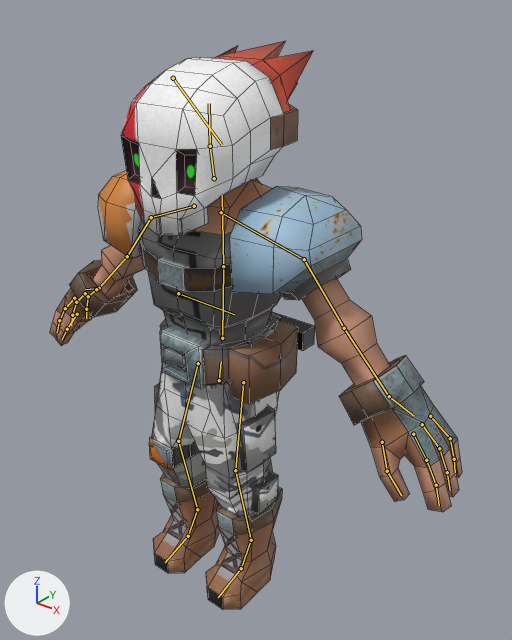
Renders of the Blender file Workshop/animations/vochap_taunt_s2.blend from each side of a commit.
The view is the same before and after, from a 50 mm lens placed at (16.1, -17.2, 23.2), pointed at (0.8, 1.9, 11.3). Every picture has the same lights, and +X, +Y and +Z are marked at lower left. The bones that bend it are drawn over the model as lines. Mesh edges are drawn as thin lines.

In view in the first picture: 'vochap_mesh'.
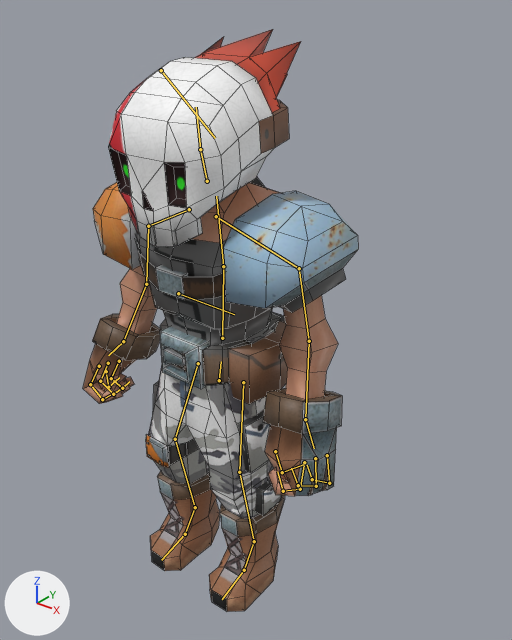
The newer file adds an action. The first version stands in its rest pose; the second is drawn at frame 16 of the action 'vochap_metarigAction'.

What differs and where, as boxes [x1, y1, x2, y2] in the pictures (512 x 640 px):
'vochap_mesh', posed (33% narrower): before [50, 41, 462, 610]; after [83, 29, 358, 612]
bone 'chest', root to tip: before (223, 266) to (222, 195); after (223, 266) to (216, 196)
bone 'shoulder.L', root to tip: before (221, 212) to (304, 259); after (216, 216) to (299, 268)
bone 'upper_arm.L', root to tip: before (304, 259) to (344, 328); after (299, 268) to (309, 341)
bone 'forearm.L', root to tip: before (344, 328) to (389, 396); after (309, 341) to (305, 419)
bone 'f_index.01.L', root to tip: before (426, 460) to (436, 485); after (300, 489) to (283, 491)
bone 'thumb.01.L', root to tip: before (382, 442) to (387, 471); after (275, 451) to (282, 472)
bone 'f_middle.01.L', root to tip: before (439, 448) to (447, 472); after (316, 486) to (298, 485)
bone 'f_ring.01.L', root to tip: before (450, 438) to (454, 459); after (329, 483) to (312, 479)
bone 'shoulder.R', root to tip: before (194, 206) to (151, 217); after (189, 209) to (148, 226)
bone 'upper_arm.R', root to tip: before (151, 217) to (127, 256); after (148, 226) to (146, 284)
bone 'forearm.R', root to tip: before (127, 256) to (99, 288); after (146, 284) to (123, 341)
bone 'f_index.01.R', root to tip: before (65, 308) to (59, 320); after (90, 384) to (102, 399)
bone 'thumb.01.R', root to tip: before (77, 314) to (67, 329); after (106, 371) to (108, 387)
bone 'f_ring.01.R', root to tip: before (88, 296) to (86, 309); after (111, 378) to (122, 388)
bone 'thigh.L', root to tip: before (243, 382) to (235, 470); after (243, 382) to (239, 472)
bone 'shin.L', root to tip: before (235, 470) to (251, 540); after (239, 472) to (254, 541)
bone 'thigh.R', root to tip: before (198, 363) to (178, 441); after (198, 363) to (175, 439)
bone 'shin.R', root to tip: before (178, 441) to (197, 509); after (175, 439) to (195, 507)

What changed in the scene script:
```text
Change bone_chest:
    where bone_chest = bpy.data.objects['vochap_metarig'].pose.bones['chest']  # child of 'spine'
    bone_chest.rotation_euler: (0.0, 0.0, 0.0) -> (0.105, 0.0, 0.0)  # degrees (0, 0, 0) -> degrees (6, 0, 0)
    bone_chest.scale: (1.0, 1.0, 1.0) -> (1.01, 1.01, 1.01)
Change bone_shoulder_l:
    where bone_shoulder_l = bpy.data.objects['vochap_metarig'].pose.bones['shoulder.L']  # child of 'chest'
    bone_shoulder_l.rotation_euler: (0.0, 0.0, 0.0) -> (-0.0873, 0.0, 0.0)  # degrees (0, 0, 0) -> degrees (-5, 0, 0)
Change bone_upper_arm_l:
    where bone_upper_arm_l = bpy.data.objects['vochap_metarig'].pose.bones['upper_arm.L']  # child of 'shoulder.L'
    bone_upper_arm_l.rotation_euler: (0.0, 0.0, 0.0) -> (0.0, 0.0, -0.436)  # degrees (0, 0, 0) -> degrees (0, 0, -25)
Change bone_forearm_l:
    where bone_forearm_l = bpy.data.objects['vochap_metarig'].pose.bones['forearm.L']  # child of 'upper_arm.L'
    bone_forearm_l.rotation_euler: (0.0, 0.0, 0.0) -> (0.349, 0.0, 0.0)  # degrees (0, 0, 0) -> degrees (20, 0, 0)
Change bone_f_index_01_l:
    where bone_f_index_01_l = bpy.data.objects['vochap_metarig'].pose.bones['f_index.01.L']  # child of 'palm.01.L'
    bone_f_index_01_l.rotation_euler: (0.0, 0.0, 0.0) -> (1.047, 0.0, 0.0)  # degrees (0, 0, 0) -> degrees (60, 0, 0)
Change bone_thumb_01_l:
    where bone_thumb_01_l = bpy.data.objects['vochap_metarig'].pose.bones['thumb.01.L']  # child of 'palm.01.L'
    bone_thumb_01_l.rotation_euler: (0.0, 0.0, 0.0) -> (0.873, 0.0, 0.0)  # degrees (0, 0, 0) -> degrees (50, 0, 0)
Change bone_f_middle_01_l:
    where bone_f_middle_01_l = bpy.data.objects['vochap_metarig'].pose.bones['f_middle.01.L']  # child of 'palm.02.L'
    bone_f_middle_01_l.rotation_euler: (0.0, 0.0, 0.0) -> (1.047, 0.0, 0.0)  # degrees (0, 0, 0) -> degrees (60, 0, 0)
Change bone_f_ring_01_l:
    where bone_f_ring_01_l = bpy.data.objects['vochap_metarig'].pose.bones['f_ring.01.L']  # child of 'palm.03.L'
    bone_f_ring_01_l.rotation_euler: (0.0, 0.0, 0.0) -> (1.047, 0.0, 0.0)  # degrees (0, 0, 0) -> degrees (60, 0, 0)
Change bone_shoulder_r:
    where bone_shoulder_r = bpy.data.objects['vochap_metarig'].pose.bones['shoulder.R']  # child of 'chest'
    bone_shoulder_r.rotation_euler: (0.0, 0.0, 0.0) -> (-0.0873, 0.0, 0.0)  # degrees (0, 0, 0) -> degrees (-5, 0, 0)
Change bone_upper_arm_r:
    where bone_upper_arm_r = bpy.data.objects['vochap_metarig'].pose.bones['upper_arm.R']  # child of 'shoulder.R'
    bone_upper_arm_r.rotation_euler: (0.0, 0.0, 0.0) -> (0.0, 0.0, 0.436)  # degrees (0, 0, 0) -> degrees (0, 0, 25)
Change bone_forearm_r:
    where bone_forearm_r = bpy.data.objects['vochap_metarig'].pose.bones['forearm.R']  # child of 'upper_arm.R'
    bone_forearm_r.rotation_euler: (0.0, 0.0, 0.0) -> (0.349, 0.0, 0.0)  # degrees (0, 0, 0) -> degrees (20, 0, 0)
Change bone_f_index_01_r:
    where bone_f_index_01_r = bpy.data.objects['vochap_metarig'].pose.bones['f_index.01.R']  # child of 'palm.01.R'
    bone_f_index_01_r.rotation_euler: (0.0, 0.0, 0.0) -> (1.047, 0.0, 0.0)  # degrees (0, 0, 0) -> degrees (60, 0, 0)
Change bone_thumb_01_r:
    where bone_thumb_01_r = bpy.data.objects['vochap_metarig'].pose.bones['thumb.01.R']  # child of 'palm.01.R'
    bone_thumb_01_r.rotation_euler: (0.0, 0.0, 0.0) -> (0.873, 0.0, 0.0)  # degrees (0, 0, 0) -> degrees (50, 0, 0)
Change bone_f_ring_01_r:
    where bone_f_ring_01_r = bpy.data.objects['vochap_metarig'].pose.bones['f_ring.01.R']  # child of 'palm.03.R'
    bone_f_ring_01_r.rotation_euler: (0.0, 0.0, 0.0) -> (1.047, 0.0, 0.0)  # degrees (0, 0, 0) -> degrees (60, 0, 0)
Change bone_thigh_l:
    where bone_thigh_l = bpy.data.objects['vochap_metarig'].pose.bones['thigh.L']  # child of 'hips'
    bone_thigh_l.rotation_euler: (0.0, 0.0, 0.0) -> (0.0, 0.0, -0.0524)  # degrees (0, 0, 0) -> degrees (0, 0, -3)
Change bone_shin_l:
    where bone_shin_l = bpy.data.objects['vochap_metarig'].pose.bones['shin.L']  # child of 'thigh.L'
    bone_shin_l.rotation_euler: (0.0, 0.0, 0.0) -> (0.0, 0.0, 0.0524)  # degrees (0, 0, 0) -> degrees (0, 0, 3)
Change bone_thigh_r:
    where bone_thigh_r = bpy.data.objects['vochap_metarig'].pose.bones['thigh.R']  # child of 'hips'
    bone_thigh_r.rotation_euler: (0.0, 0.0, 0.0) -> (0.0, 0.0, 0.0524)  # degrees (0, 0, 0) -> degrees (0, 0, 3)
Change bone_shin_r:
    where bone_shin_r = bpy.data.objects['vochap_metarig'].pose.bones['shin.R']  # child of 'thigh.R'
    bone_shin_r.rotation_euler: (0.0, 0.0, 0.0) -> (0.0, 0.0, -0.0524)  # degrees (0, 0, 0) -> degrees (0, 0, -3)
```
